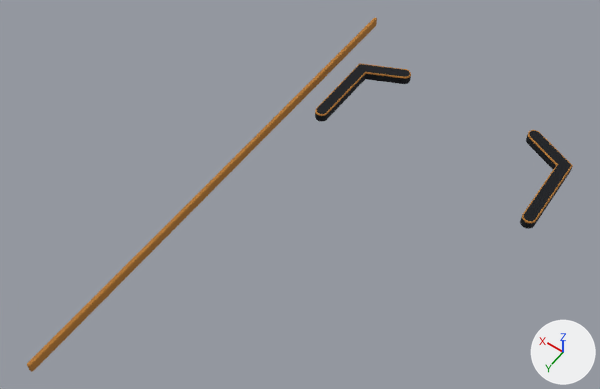
The COLLADA model Art/Models/premium/common-walls.dae: old version first, new version second.
The view is the same before and after, from a 50 mm lens placed at (-0.691, 0.858, 1.949), pointed at (0.158, -0.331, 0.08). Lighting does not change. The marker at lower right points along +X, +Y and +Z. The older version comes first. Vertices at exactly the same position are counted once.

The first picture shows 'accent', 'cabinet_shell'.
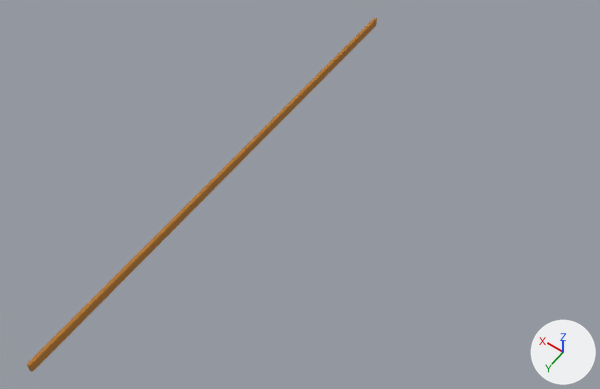
Patch to the scene script:
```diff
--- a/Art/Models/premium/common-walls.dae.py
+++ b/Art/Models/premium/common-walls.dae.py
@@ me_accent @@
 # used by ob_accent; location = (0.0, 0.0, 0.0)
-me_accent.from_pydata(...)  # 250 vertices, 400 faces; spans x -0.42..0.43, y -1.16..0.48, z 0.0..0.03
+me_accent.from_pydata(...)  # 90 vertices, 160 faces; spans x 0.42..0.43, y -1.16..0.48, z 0.0..0.03
+# me_accent part 1: the loose piece of 80 vertices spanning x 0.17..0.34, y -1.0..-0.66, z 0.03 is deleted
+# me_accent part 2: the loose piece of 80 vertices spanning x -0.42..-0.25, y -1.0..-0.66, z 0.03 is deleted
 me_accent.materials.append(mat_accent)
@@ ob_cabinet_shell @@
-ob_cabinet_shell = bpy.data.objects.new('cabinet_shell', me_cabinet_shell)
-ob_cabinet_shell.location = (0.0, 0.0, 0.0)
```

What differs and where, as boxes (x1, y1, x2, y2) in the pictures (600 x 389 px):
'accent', reshaped (36% narrower)
    before: (27, 18, 573, 372)
    after: (27, 18, 377, 372)
'cabinet_shell', deleted
    before: (315, 64, 573, 229)
part 1 of me_accent, deleted
    before: (315, 63, 411, 116)
part 2 of me_accent, deleted
    before: (522, 130, 573, 223)
